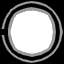
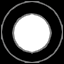
Two versions of the same layered image (64x64). Layer-by-layer changes:
renamed "Layer3" to "Layer5", moved it above "Layer4", painted on it over [10, 10, 54, 54]
"Layer4": opacity 62% → 50%, painted on it over [1, 1, 63, 63]
